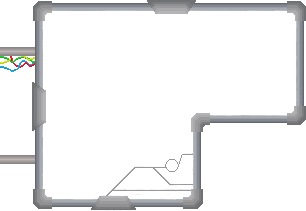
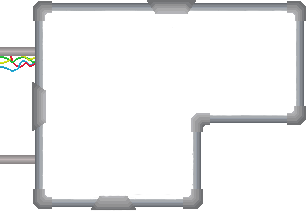
Comparing the layer stacks of the two 306px x 211px images. Changes:
painted on "Слой 4" over [104, 153, 193, 200]
